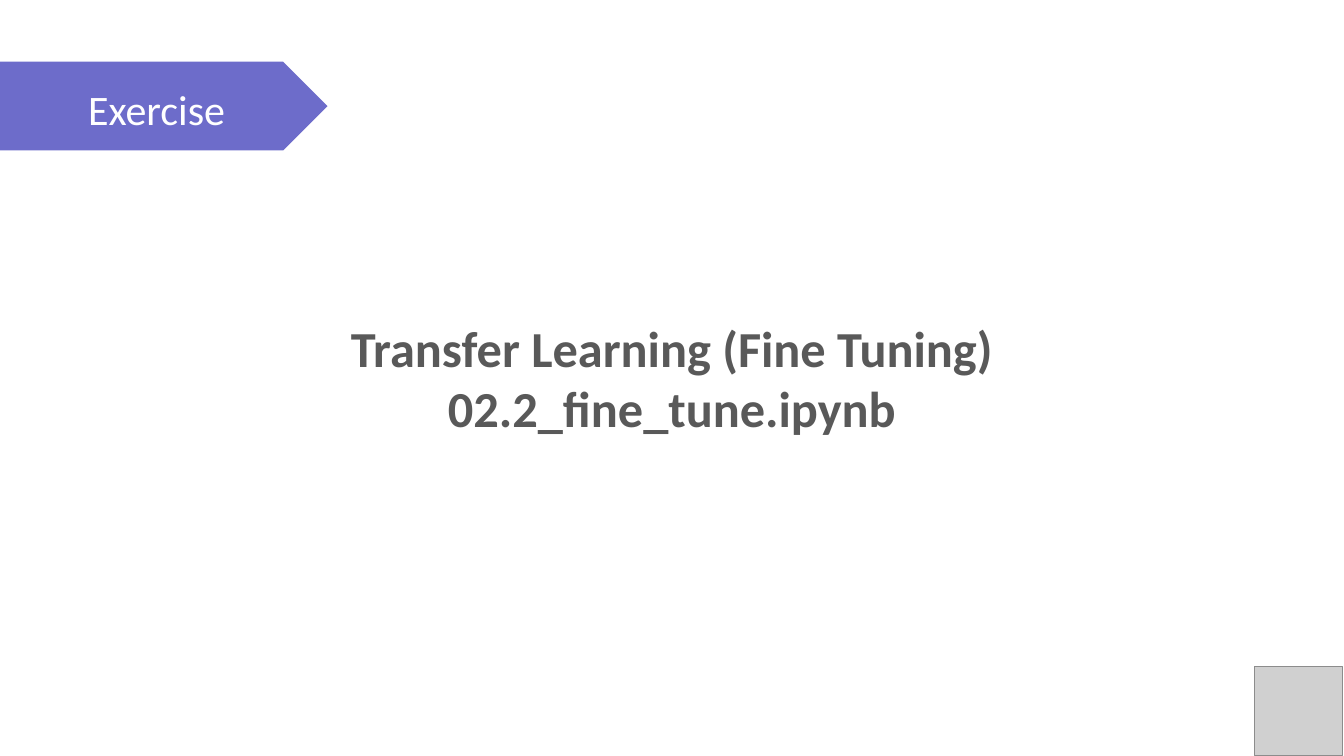
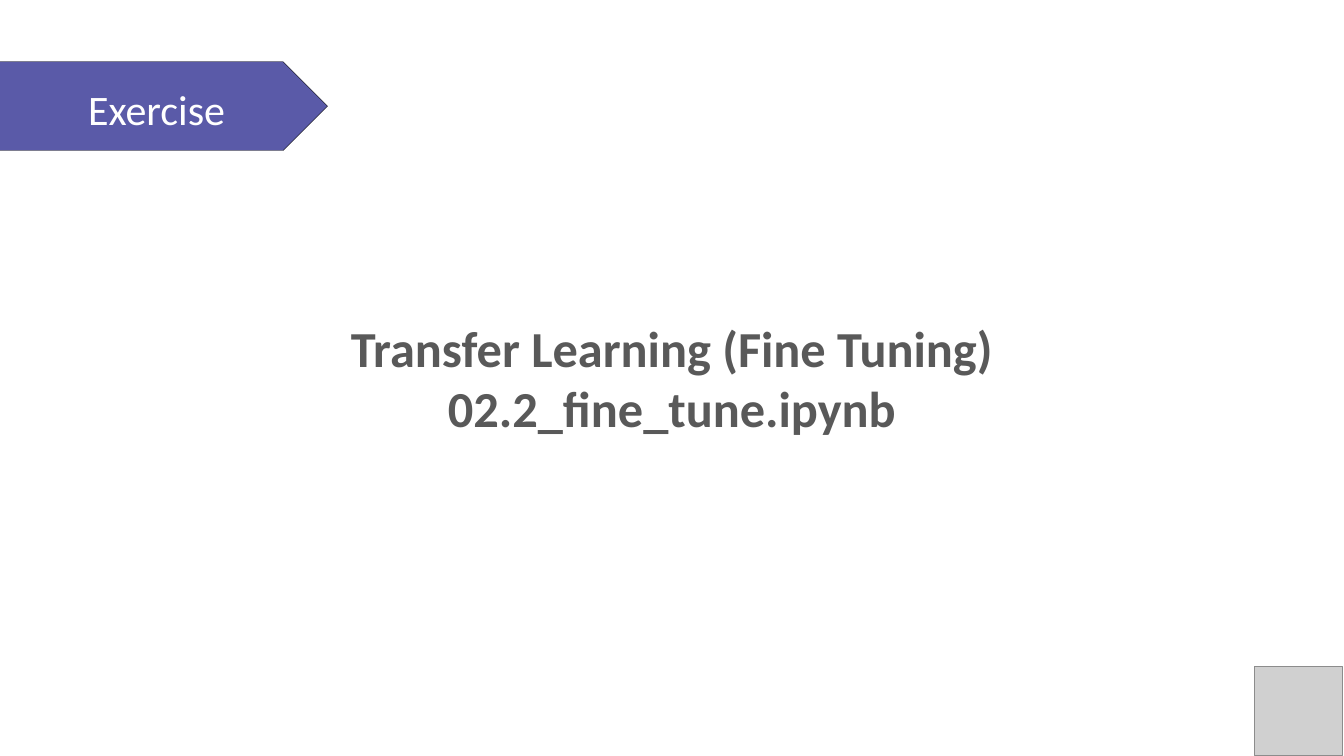
Before and after one commit to PracticumAI/transfer, a slide deck: slide 14 of presentations/02_transfer_learn.pptx. Drawn at 1344x756 pixels with LibreOffice and Linux fonts; fonts in the diff are those of the drawing; grey boxes stand for pictures. Boxes give left, top, right and bottom in pixels: in the first picture for what was removed or moved away, otherwise in the second. Text is boxed around its words. In the diff, an @@ line names an element or a change of style, - is before the commit and + after.

Commit message:
Update transfer_learn.pptx to new color palette.

```diff
--- a/presentations/02_transfer_learn.pptx
+++ b/presentations/02_transfer_learn.pptx
@@ pentagon arrow at <box>0,62,328,150</box>: fill #6D6CCA to #5A5AA8; outline none to #000000 0.25 pt @@
```
Also in this commit, not shown: 11 other slides changed, 2 slides added.
